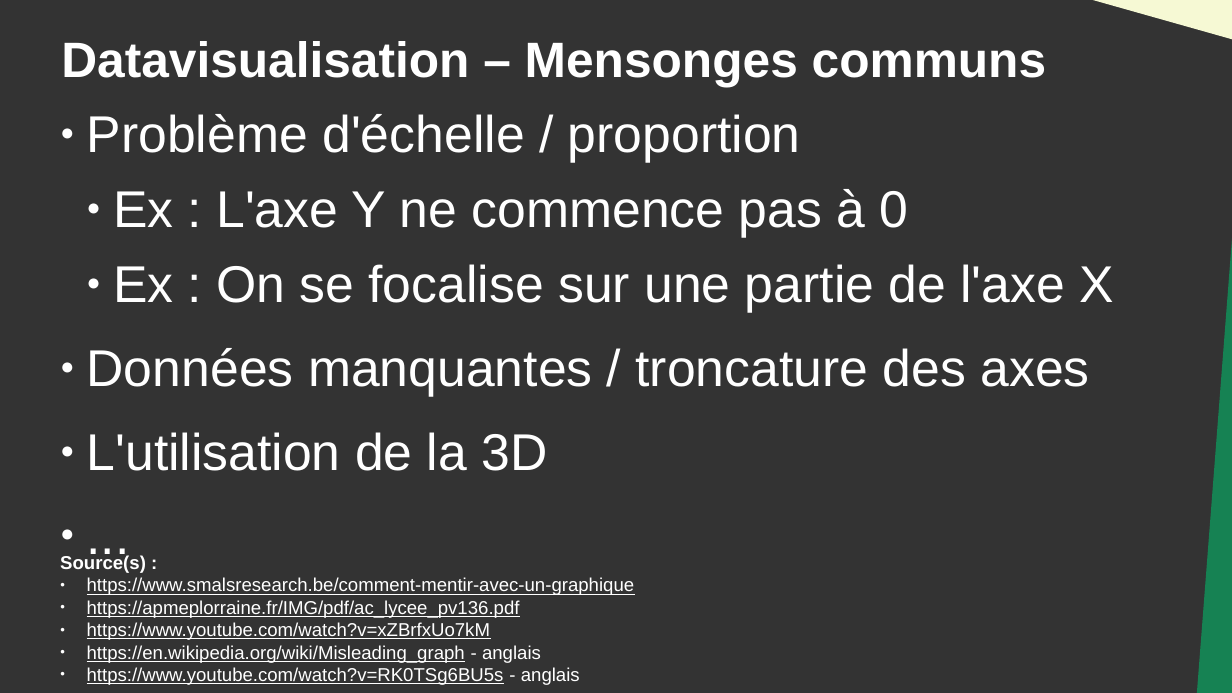
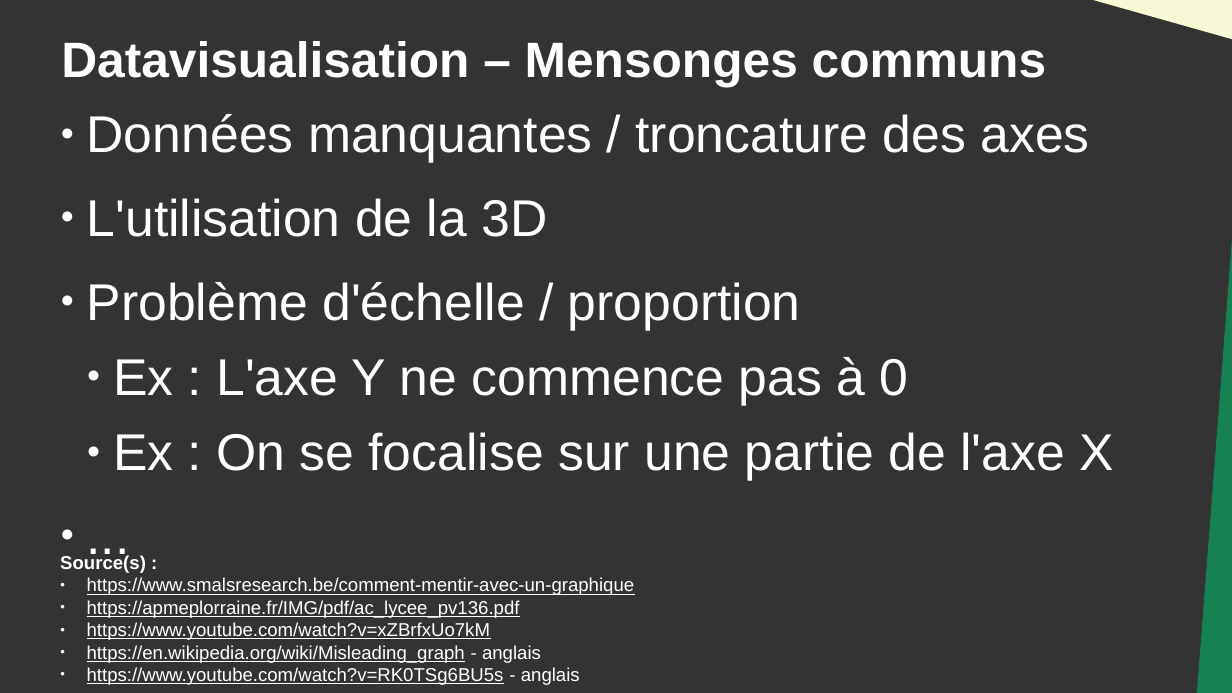
Before and after one commit to DanYellow/cours, a slide deck: slide 17 of data-journalisme-s4/travaux-pratiques/numero-4/presentation.odp. Drawn at 1232x693 pixels with LibreOffice and Linux fonts; fonts in the diff are those of the drawing. Boxes give left, top, right and bottom in pixels: in the first picture for what was removed or moved away, otherwise in the second. Text is boxed around its words. In the diff, an @@ line names an element or a change of style, - is before the commit and + after.

```diff
--- a/data-journalisme-s4/travaux-pratiques/numero-4/presentation.odp
+++ b/data-journalisme-s4/travaux-pratiques/numero-4/presentation.odp
@@ text at [87,114,1089,237]: paragraphs added @@
+● Données manquantes / troncature des axes
+● L'utilisation de la 3D
@@ text at [87,348,1089,471]: paragraphs removed @@
-● Données manquantes / troncature des axes
-● L'utilisation de la 3D
```
Also in this commit, not shown: 2 other slides changed.
